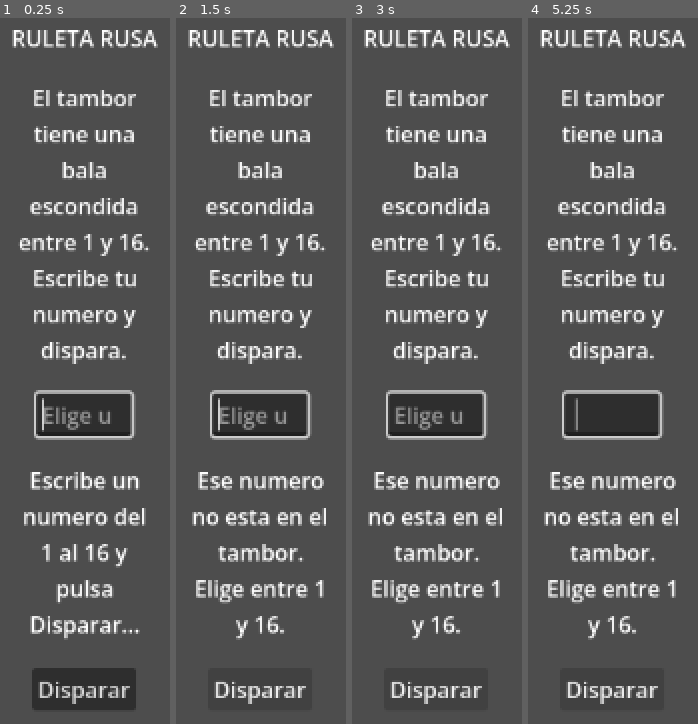
Above: before the commit, frames 1-4 (left to right).
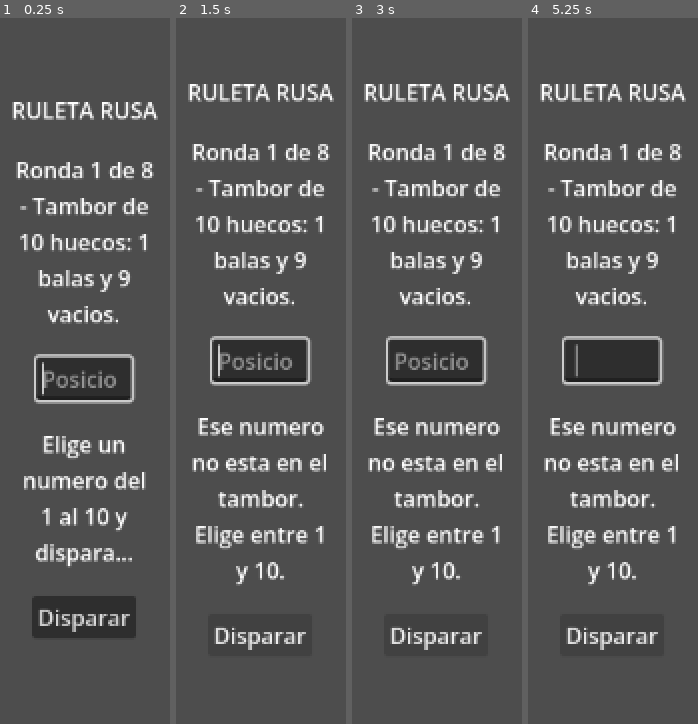
Above: after the commit, the same moments.

Repository: IzanVil/last-click-game
Game: Godot game, scene res://scenes/MainGame.tscn
The game is run twice, just before and just after one commit, with the same random seed, the same clock (stepped at 60 frames per second) and the same inputs.
Inputs:
- Up to frame 1 (0.25 s): no input
- Up to frame 2 (1.5 s): click "Disparar" at 0.5 s; click "Disparar" at 1.25 s
- Up to frame 3 (3 s): click "Disparar" at 2 s; tap Enter at 2.75 s
- Up to frame 4 (5.25 s): tap Space at 3.5, 5 s; tap Enter at 4.25 s

The runs differ from the first frame. In frame 1, 26% of the frame differs, in the area x 7-93%, y 1-99%; in frame 2, 27%; in frame 3, 27%; in frame 4, 27%, in the area x 7-93%, y 1-98%.

Commit message:
Add 8-round escalation mechanic to Godot version
- New system: 8 rounds with an increasing number of bullets each round
- Drum has 10 slots; bullets go 1, 2, 3, 4, 5, 6, 7 then 8 (only 2 empties left)
- Surviving advances to a harder round; hitting a bullet ends the run and restarts
- Completing all 8 rounds shows a victory message and restarts
- Update README with the rules table

Diff:
--- a/2d/MainGame.gd
+++ b/2d/MainGame.gd
@@ -1,48 +1,73 @@
 extends Control
 
-const TAMANO_MIN := 6
-const TAMANO_MAX := 20
+const HUECOS := 10
+const RONDAS := 8
+const BALAS_POR_RONDA := [1, 2, 3, 4, 5, 6, 7, 8]
 
-var tamano_tambor : int
-var posicion_bala : int
-
+var ronda_actual := 1
+var posiciones_bala : Array          # posiciones (del 1 al 10) que tienen bala
 @onready var etiqueta_resultado : Label = $Centro/Columnas/Resultado
+@onready var etiqueta_instrucciones : Label = $Centro/Columnas/Instrucciones
 @onready var entrada_numero : LineEdit = $Centro/Columnas/EntradaNumero
-@onready var etiqueta_instrucciones : Label = $Centro/Columnas/Instrucciones
 
 
 func _ready() -> void:
 	randomize()
-	nueva_ronda()
+	iniciar_juego()
 	entrada_numero.text_submitted.connect(func(_texto): _on_disparar_btn_pressed())
 
 
-func nueva_ronda() -> void:
-	tamano_tambor = randi_range(TAMANO_MIN, TAMANO_MAX)
-	posicion_bala = randi_range(1, tamano_tambor)
-	etiqueta_instrucciones.text = "El tambor tiene una bala escondida entre 1 y " + str(tamano_tambor) + ". Escribe tu numero y dispara."
-	etiqueta_resultado.text = "Escribe un numero del 1 al " + str(tamano_tambor) + " y pulsa Disparar..."
+func iniciar_juego() -> void:
+	ronda_actual = 1
+	preparar_ronda()
+
+
+func preparar_ronda() -> void:
+	var num_balas : int = BALAS_POR_RONDA[ronda_actual - 1]
+	posiciones_bala = _colocar_balas(num_balas)
+	actualizar_pantalla()
+
+
+func _colocar_balas(cantidad: int) -> Array:
+	var posiciones := []
+	while posiciones.size() < cantidad:
+		var p : int = randi_range(1, HUECOS)
+		if not posiciones.has(p):
+			posiciones.append(p)
+	return posiciones
+
+
+func actualizar_pantalla() -> void:
+	var num_balas : int = BALAS_POR_RONDA[ronda_actual - 1]
+	var num_vacios : int = HUECOS - num_balas
+	etiqueta_instrucciones.text = "Ronda " + str(ronda_actual) + " de " + str(RONDAS) + " - Tambor de " + str(HUECOS) + " huecos: " + str(num_balas) + " balas y " + str(num_vacios) + " vacios."
+	etiqueta_resultado.text = "Elige un numero del 1 al 10 y dispara..."
 	entrada_numero.clear()
 	entrada_numero.grab_focus()
-	print("\n--- RULETA RUSA ---")
-	print("Nueva ronda: bala entre 1 y ", tamano_tambor, ".")
-
-
+	print("\n--- RULETA RUSA - Ronda ", ronda_actual, "/", RONDAS, " ---")
+	print("Balas: ", posiciones_bala, " / Vacios: 1-", HUECOS, " menos las balas.")
 func _on_disparar_btn_pressed() -> void:
 	var numero : int = entrada_numero.text.to_int()
-	if numero < 1 or numero > tamano_tambor:
-		etiqueta_resultado.text = "Ese numero no esta en el tambor. Elige entre 1 y " + str(tamano_tambor) + "."
+	if numero < 1 or numero > HUECOS:
+		etiqueta_resultado.text = "Ese numero no esta en el tambor. Elige entre 1 y " + str(HUECOS) + "."
 		entrada_numero.clear()
 		entrada_numero.grab_focus()
 		return
 
-	if numero == posicion_bala:
-		etiqueta_resultado.text = "BOOM. La bala estaba en " + str(posicion_bala) + ". Acertaste de lleno. Perdiste."
-		print("💥 BOOM. La bala estaba en ", posicion_bala, ". Perdiste.")
-		await get_tree().create_timer(1.5).timeout
-		nueva_ronda()
+	if numero in posiciones_bala:
+		etiqueta_resultado.text = "BOOM. La posicion " + str(numero) + " tenia una bala. Perdiste en la ronda " + str(ronda_actual) + "."
+		print("💥 BOOM. Perdiste en la ronda ", ronda_actual, ". Bala en ", numero, ".")
+		await get_tree().create_timer(2.0).timeout
+		iniciar_juego()
 	else:
-		etiqueta_resultado.text = "Click. Solo un cartucho vacio. La bala estaba en " + str(posicion_bala) + " y tu elegiste " + str(numero) + ". Sobreviviste."
-		print("👉 Click. La bala estaba en ", posicion_bala, ". Sobreviviste a la posicion ", numero, ".")
-		await get_tree().create_timer(1.5).timeout
-		nueva_ronda()
+		etiqueta_resultado.text = "Click. La posicion " + str(numero) + " estaba vacia. Sobreviviste a la ronda " + str(ronda_actual) + "."
+		print("👉 Click. Sobreviviste a la ronda ", ronda_actual, ".")
+		if ronda_actual >= RONDAS:
+			etiqueta_resultado.text = "🏆 Sobreviviste las " + str(RONDAS) + " rondas. ERES UNA LEYENDA."
+			print("🏆 Sobreviviste las ", RONDAS, " rondas. Eres una leyenda.")
+			await get_tree().create_timer(2.5).timeout
+			iniciar_juego()
+		else:
+			ronda_actual += 1
+			await get_tree().create_timer(1.8).timeout
+			preparar_ronda()
--- a/2d/scenes/MainGame.tscn
+++ b/2d/scenes/MainGame.tscn
@@ -31,14 +31,14 @@
 
 [node name="Instrucciones" type="Label" parent="Centro/Columnas"]
 layout_mode = 2
-text = "El tambor tiene una bala escondida. Escribe tu numero y dispara."
+text = "El tambor esta cargado. Elige una posicion y dispara."
 horizontal_alignment = 1
 autowrap_mode = 2
 
 [node name="EntradaNumero" type="LineEdit" parent="Centro/Columnas"]
 layout_mode = 2
-tooltip_text = "Escribe un numero"
-placeholder_text = "Elige un numero"
+tooltip_text = "Elige una posicion del 1 al 10"
+placeholder_text = "Posicion del 1 al 10"
 size_flags_horizontal = 4
 
 [node name="Resultado" type="Label" parent="Centro/Columnas"]
Not shown, changed: README.md
